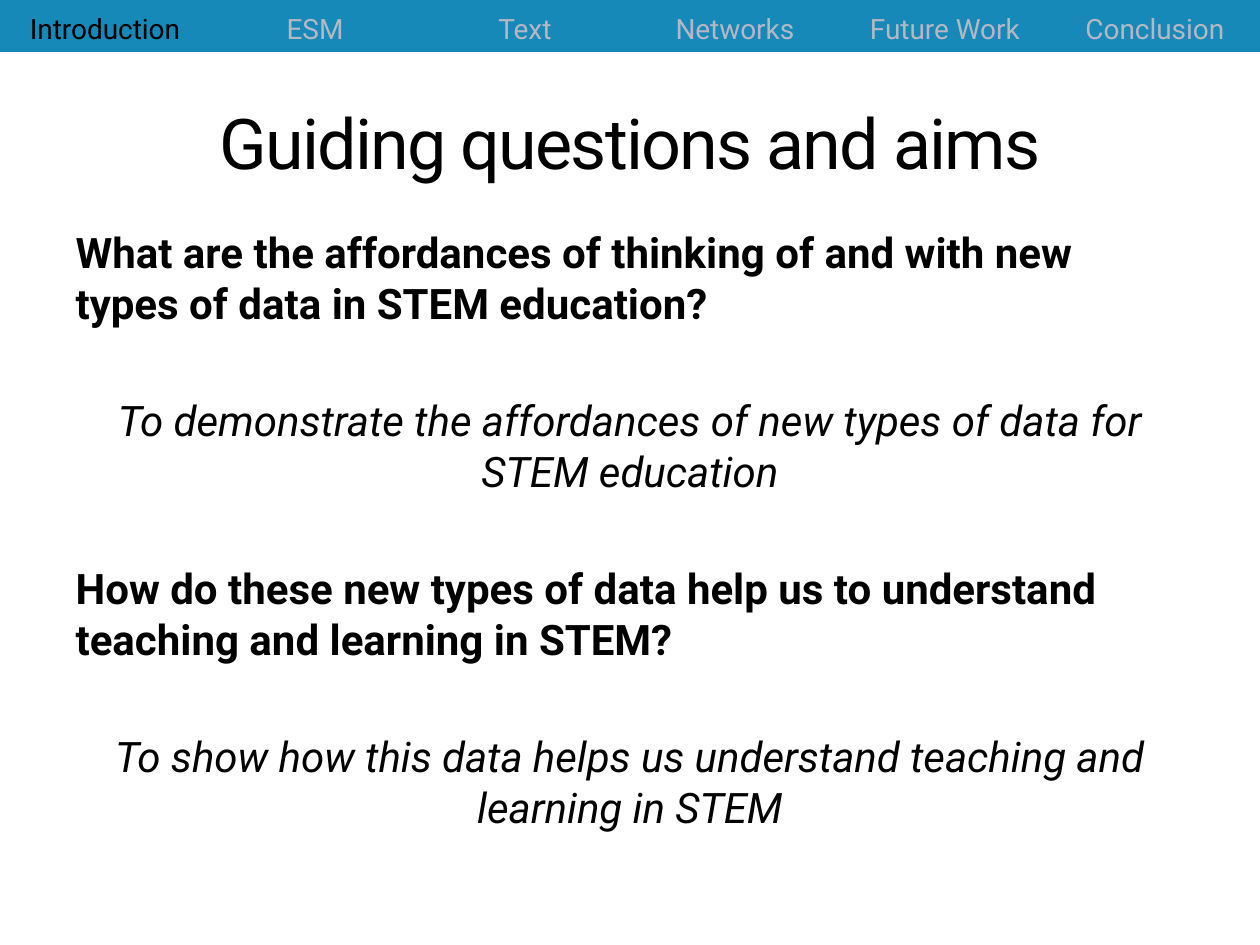
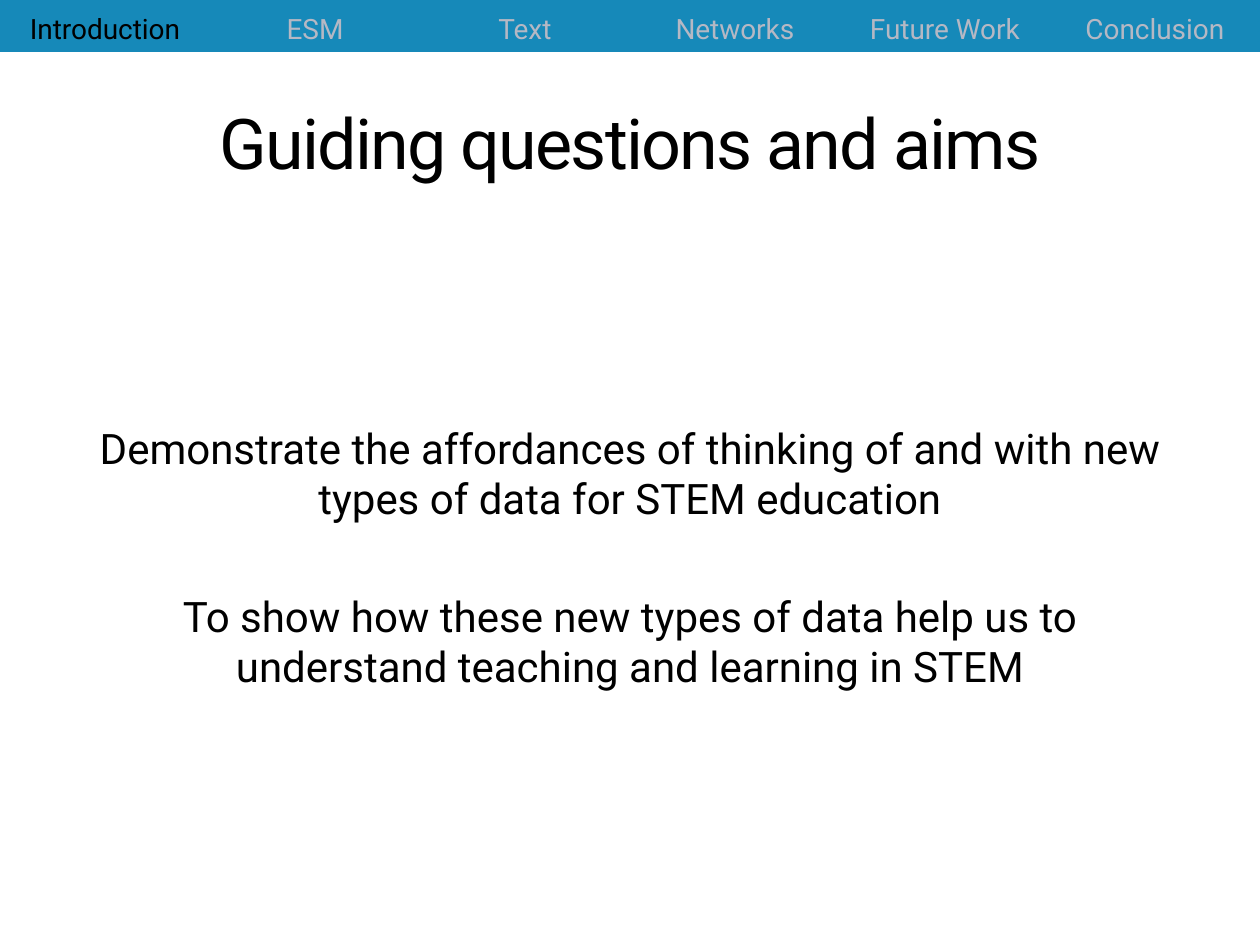
Before and after one commit to jrosen48/job-talk, a slide deck: slide 4 of 2018-1-16-Rosenberg-UT-Knoxville-talk.pptx (slide 5 before the commit). Drawn at 1260x945 pixels with LibreOffice and Linux fonts; fonts in the diff are those of the drawing. Boxes give left, top, right and bottom in pixels: in the first picture for what was removed or moved away, otherwise in the second. Text is boxed around its words. In the diff, an @@ line names an element or a change of style, - is before the commit and + after.

```diff
--- a/2018-1-16-Rosenberg-UT-Knoxville-talk.pptx
+++ b/2018-1-16-Rosenberg-UT-Knoxville-talk.pptx
@@ text "Demonstrate the affordances of thinking ..." at [100,432,1160,691]: vertical alignment top to middle @@
@@ text at [100,432,1160,691]: text changed; bold off @@
-What are the affordances of thinking of and with new types of data in STEM education?
-To demonstrate the affordances of new types of data for STEM education
-How do these new types of data help us to understand teaching and learning in STEM?
-To show how this data helps us understand teaching and learning in STEM
+Demonstrate the affordances of thinking of and with new types of data for STEM education
+To show how these new types of data help us to understand teaching and learning in STEM
```
Also in this commit, not shown: 13 other slides changed, 6 slides added, 1 slide removed, 4 other files.
